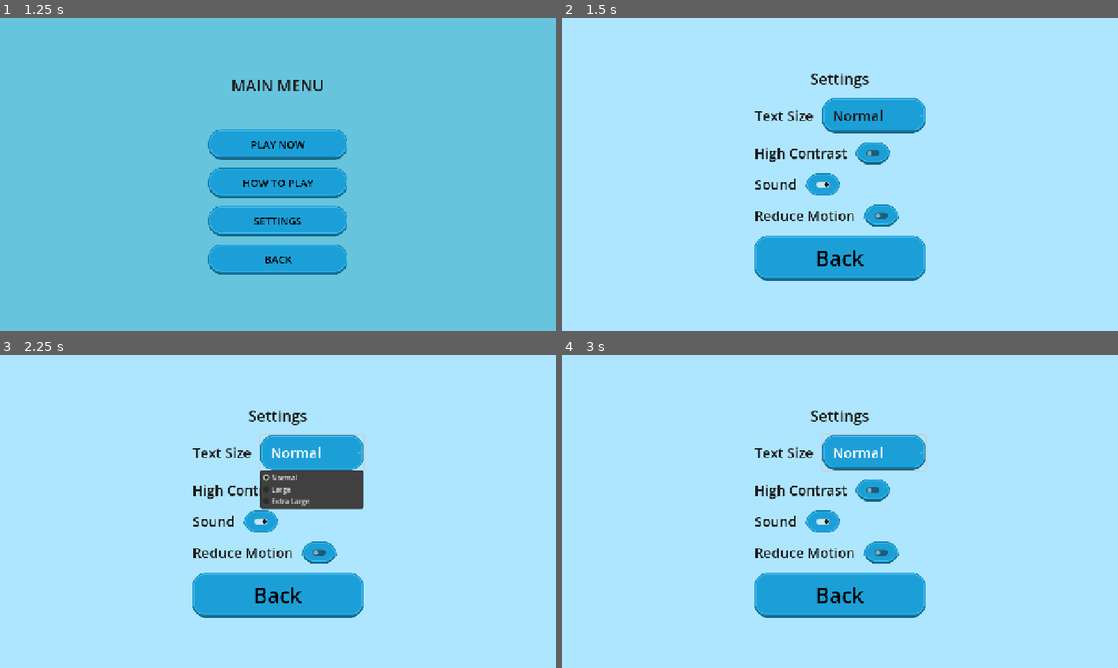
Above: before the commit, frames 1-4 (two rows, left to right).
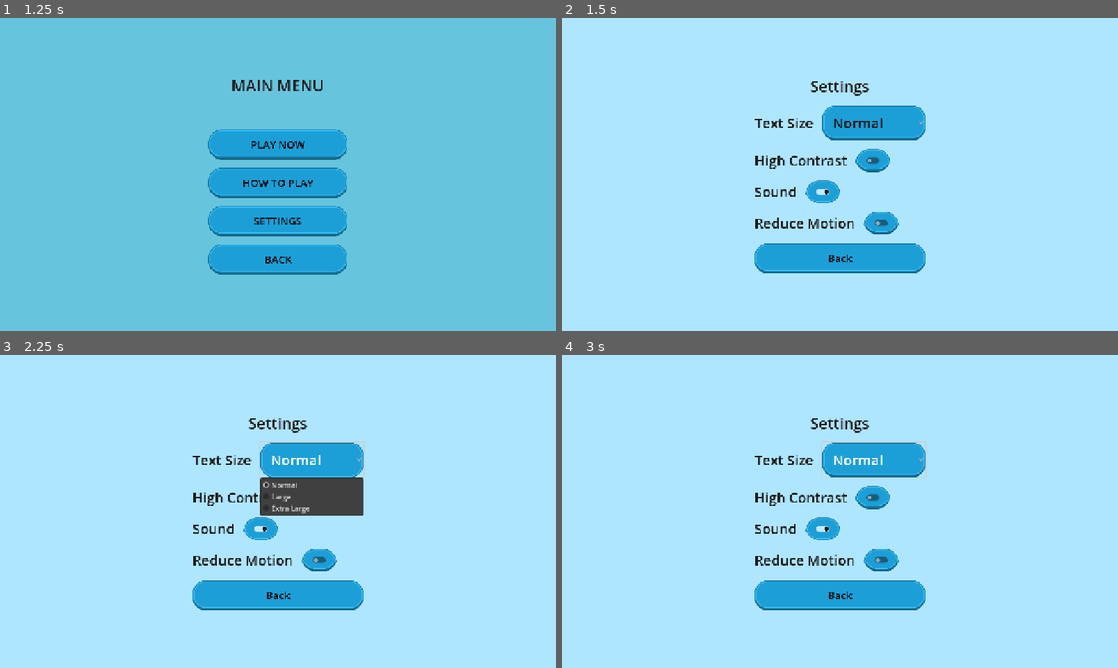
Above: after the commit, the same moments.

Repository: stackedStewart/online-safety-gamified-prototype
Game: Godot game, scene res://scenes/main.tscn
The game is run twice, just before and just after one commit, with the same random seed, the same clock (stepped at 60 frames per second) and the same inputs.
Inputs:
- Up to frame 1 (1.25 s): click "START GAME" at 0.5 s
- Up to frame 2 (1.5 s): click "SETTINGS" at 1.25 s
- Up to frame 3 (2.25 s): click "Normal" at 2 s
- Up to frame 4 (3 s): click "Normal" at 2.75 s

Frame 1 is identical in both runs. In frame 2, 6.6% of the frame differs, in the area x 34-66%, y 17-84%; in frame 3, 6.9%; in frame 4, 6.8%.

Commit message:
button fixed

Diff:
--- a/scenes/settings_screen.tscn
+++ b/scenes/settings_screen.tscn
@@ -86,6 +86,6 @@
 layout_mode = 2
 
 [node name="BackButton" type="Button" parent="PageCenter/Margin/Layout"]
+custom_minimum_size = Vector2(300, 64)
 layout_mode = 2
-theme_override_font_sizes/font_size = 48
 text = "Back"
